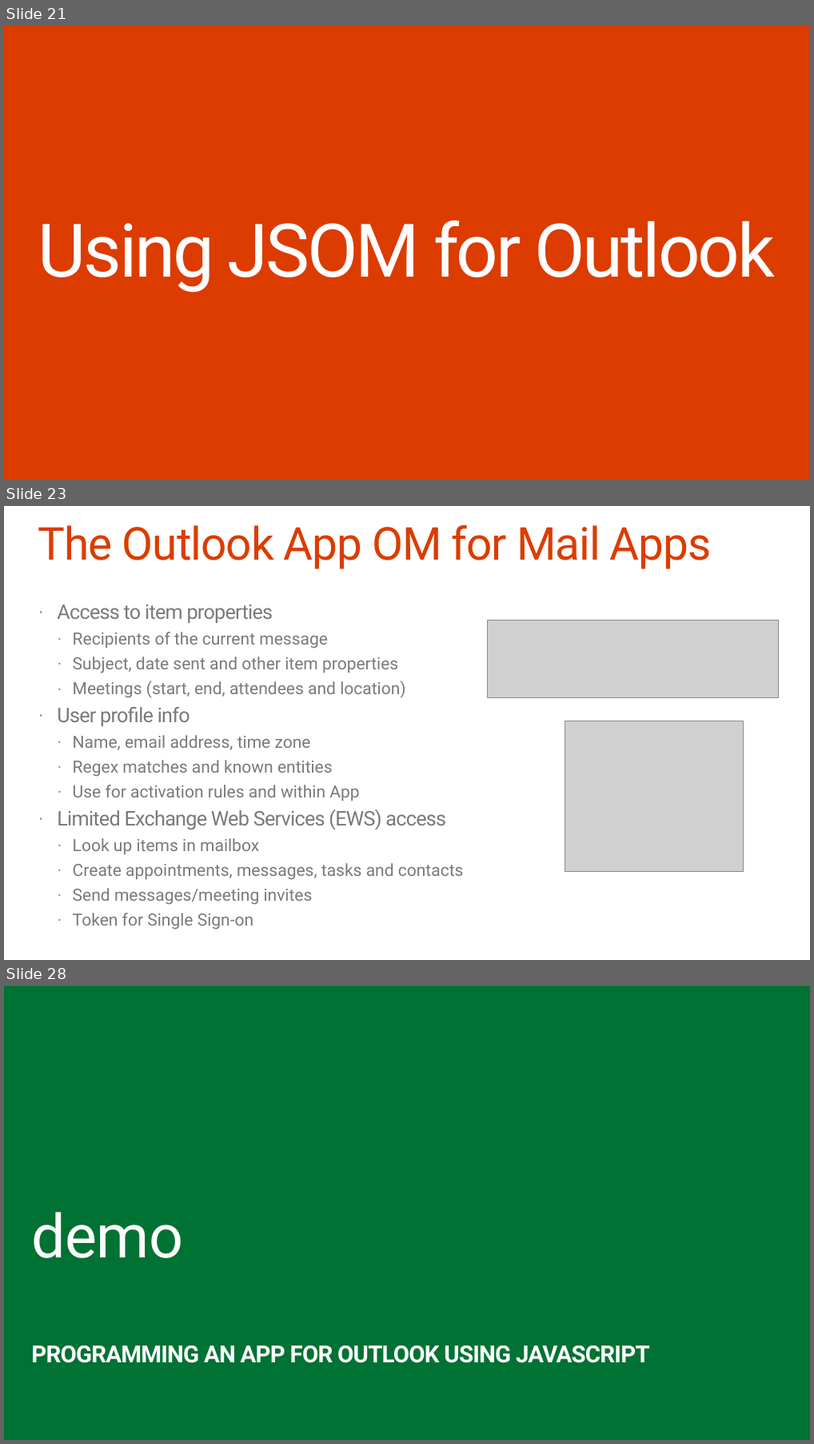
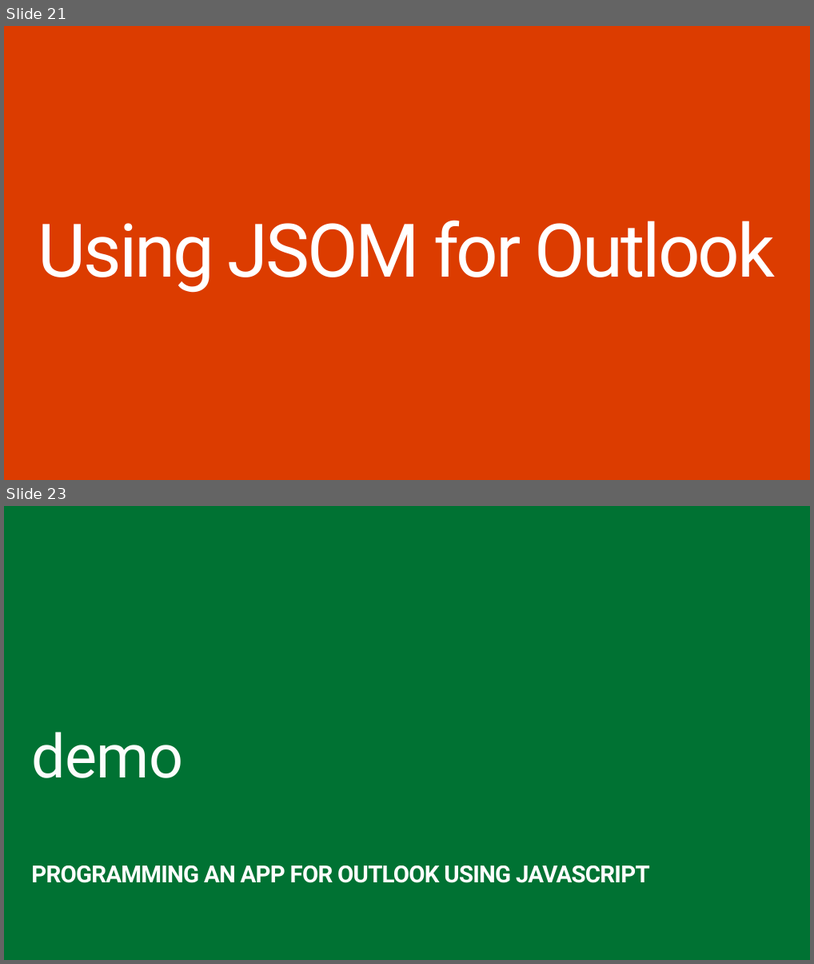
Before and after one commit to OfficeDev/TrainingContent, a slide deck: O3652-1 Deep Dive Apps for Office in Outlook/O3652-1 Deep Dive into Apps for Office in Outlook.pptx. Shown one above the other, each under a label of ours: slides 21, 23 and 28 before the commit, slides 21 and 23 after it; the slides between them are not shown. The pictures are 814x1444 and 814x964 pixels, drawn with LibreOffice and Linux fonts; fonts in the diff are those of the drawing; grey boxes stand for pictures; background and template pictures are left out. Boxes give left, top, right and bottom in pixels: in the first picture for what was removed or moved away, otherwise in the second. Text is boxed around its words. In the diff, an @@ line names an element or a change of style, - is before the commit and + after.

```diff
--- a/O3652-1 Deep Dive Apps for Office in Outlook/O3652-1 Deep Dive into Apps for Office in Outlook.pptx
+++ b/O3652-1 Deep Dive Apps for Office in Outlook/O3652-1 Deep Dive into Apps for Office in Outlook.pptx
@@ slide 23 removed at box(4, 506, 810, 960), background #FFFFFF @@
@@ title removed at box(38, 525, 712, 569) @@
-The Outlook App OM for Mail Apps
@@ text removed at box(57, 604, 464, 929) @@
-· Access to item properties
-  · Recipients of the current message
-  · Subject, date sent and other item properties
-  · Meetings (start, end, attendees and location)
-· User profile info
-  · Name, email address, time zone
-  · Regex matches and known entities
-  · Use for activation rules and within App
-· Limited Exchange Web Services (EWS) access
-  · Look up items in mailbox
-  · Create appointments, messages, tasks and contacts
-  · Send messages/meeting invites
-  · Token for Single Sign-on
@@ picture removed at box(488, 620, 779, 698) @@
@@ picture removed at box(566, 720, 744, 872) @@
@@ what was slide 28 is now slide 23 @@
```
Also in this commit, not shown: 6 slides changed, 1 slide added, 4 other slides removed.
